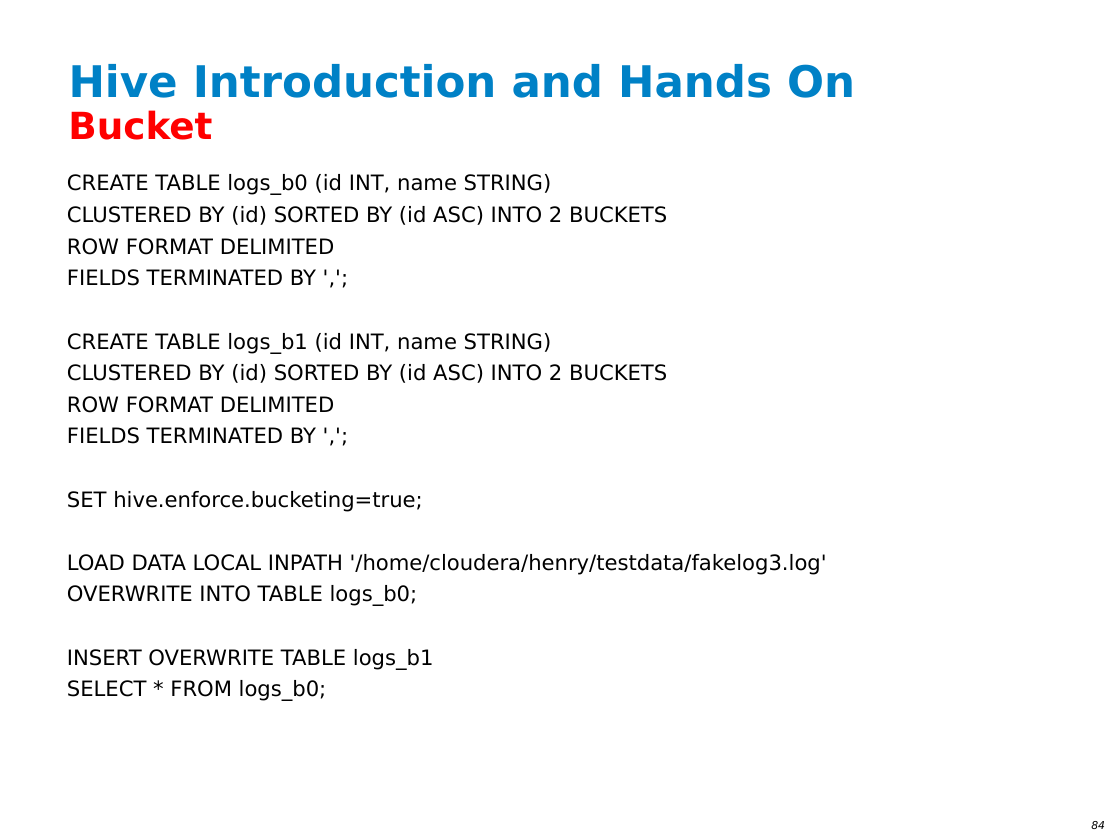
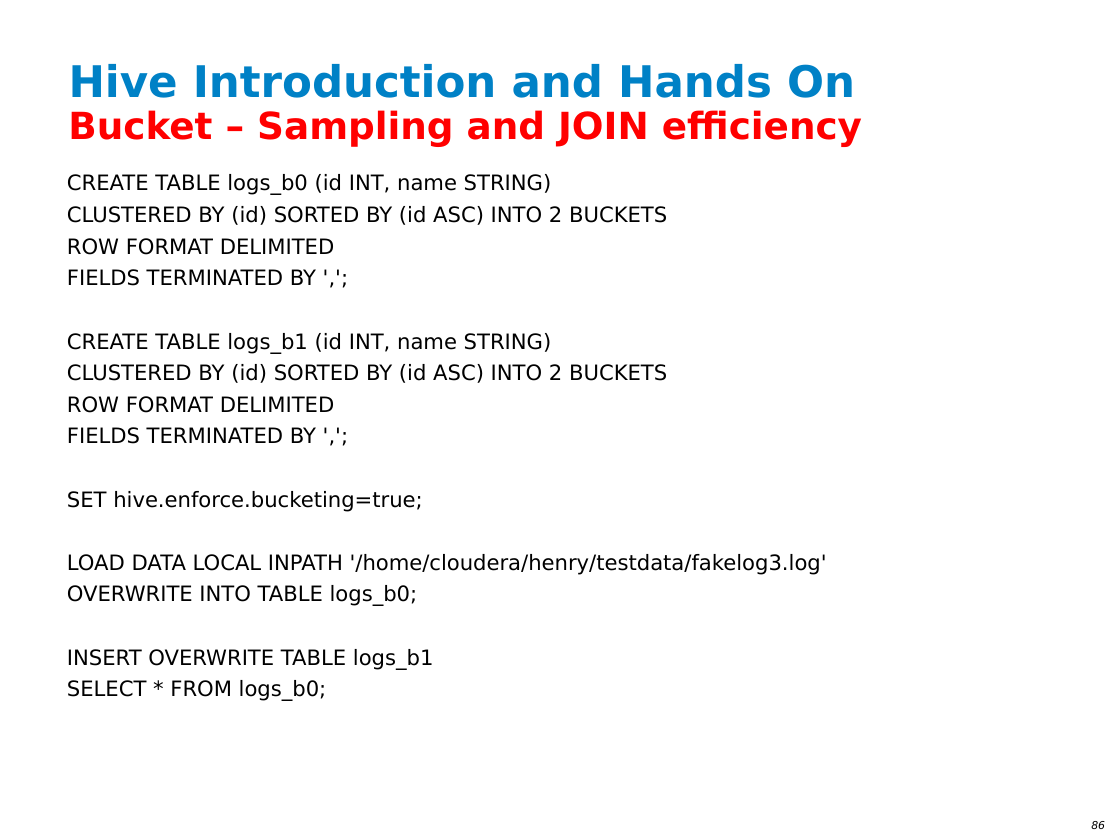
Before and after one commit to ianlin/small-data, a slide deck: slide 86 of training/III_Hadoop_20140607.ppt (slide 84 before the commit). Drawn at 1120x840 pixels with LibreOffice and Linux fonts; fonts in the diff are those of the drawing; background and template pictures are left out. Boxes give left, top, right and bottom in pixels: in the first picture for what was removed or moved away, otherwise in the second. Text is boxed around its words. In the diff, an @@ line names an element or a change of style, - is before the commit and + after.

```diff
--- a/training/III_Hadoop_20140607.ppt
+++ b/training/III_Hadoop_20140607.ppt
@@ text at (68,110,862,147): text changed @@
-Bucket
+Bucket – Sampling and JOIN efficiency
@@ page number at (1091,821,1105,829): text changed @@
-84
+86
```
Also in this commit, not shown: 3 other slides changed, 2 slides added.
